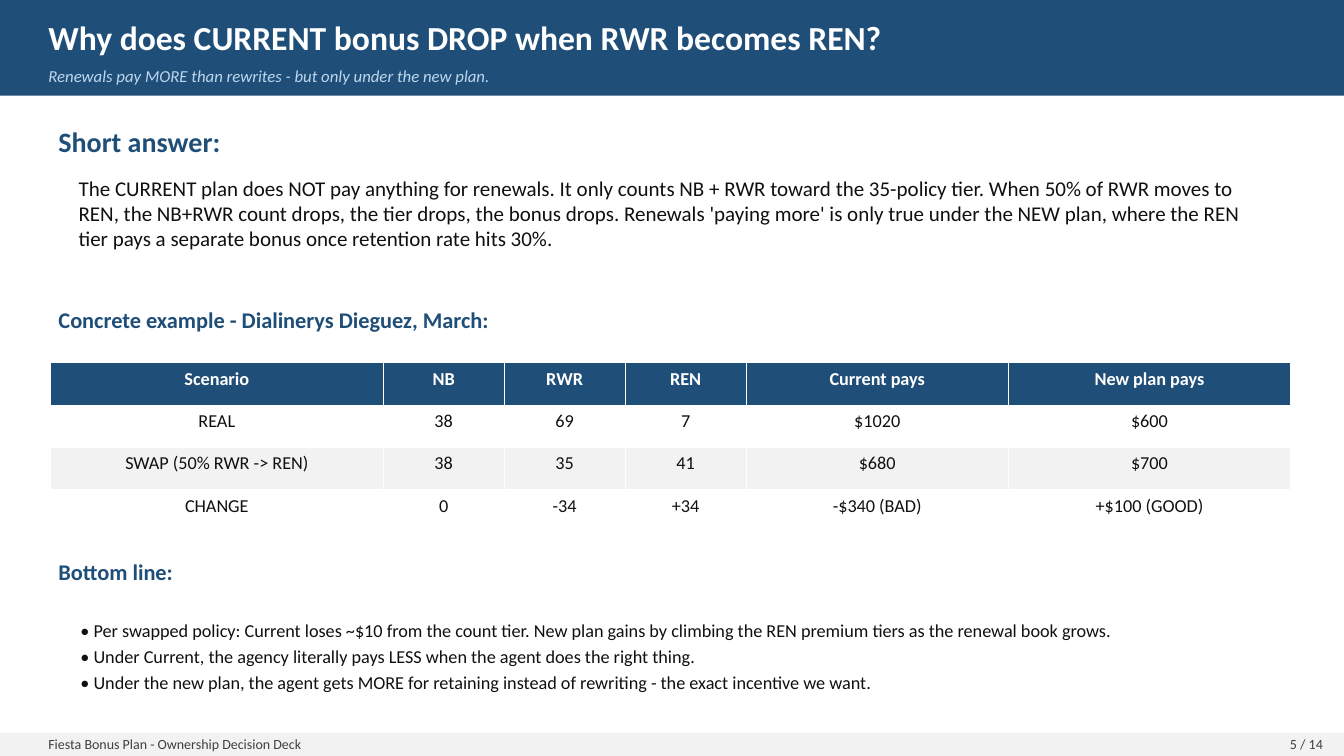
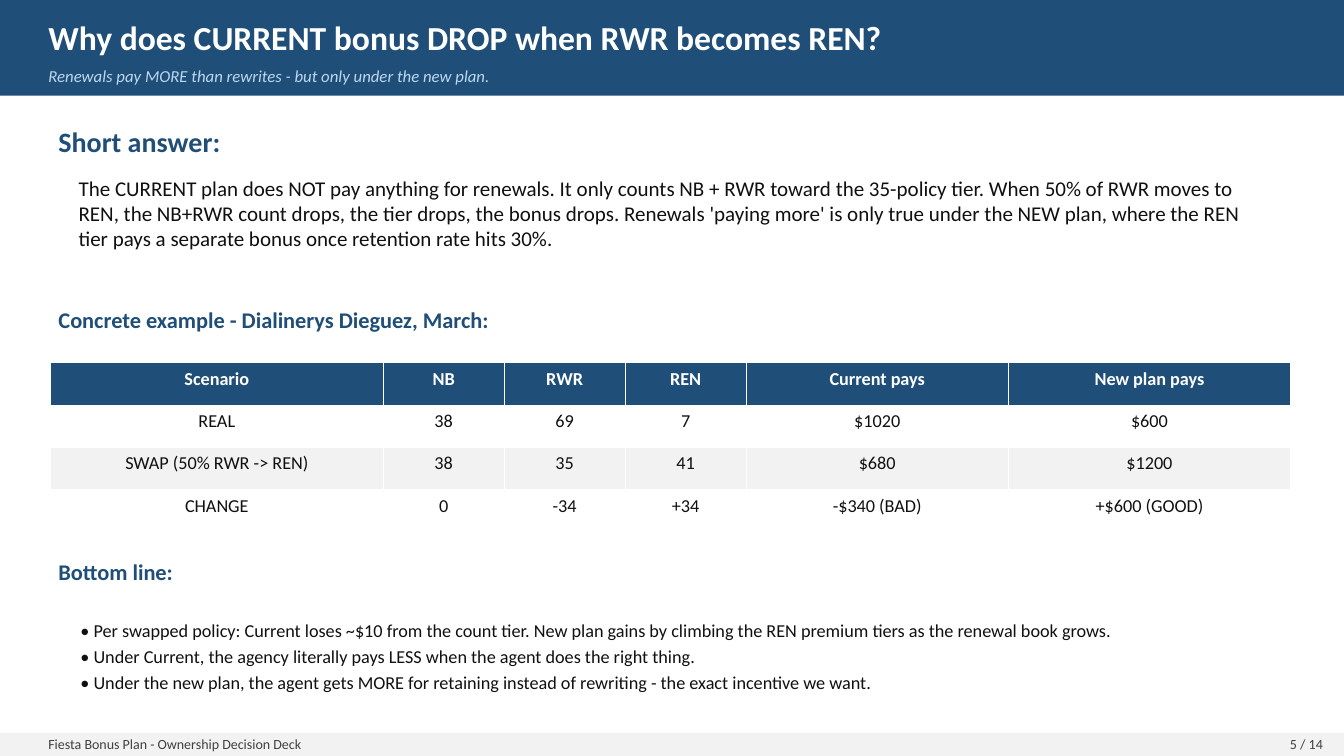
Before and after one commit to FAUS-tech/fiesta-bonus, a slide deck: slide 5 of output/Bonus_Plan_SIMPLE.pptx. Drawn at 1344x756 pixels with LibreOffice and Linux fonts; fonts in the diff are those of the drawing. Boxes give left, top, right and bottom in pixels: in the first picture for what was removed or moved away, otherwise in the second. Text is boxed around its words. In the diff, an @@ line names an element or a change of style, - is before the commit and + after.

```diff
--- a/output/Bonus_Plan_SIMPLE.pptx
+++ b/output/Bonus_Plan_SIMPLE.pptx
@@ table at (50,363,1291,532) @@
-row 3, column 6: $700
+row 3, column 6: $1200
-row 4, column 6: +$100 (GOOD)
+row 4, column 6: +$600 (GOOD)
```
Also in this commit, not shown: 6 other slides changed, 3 other files.
